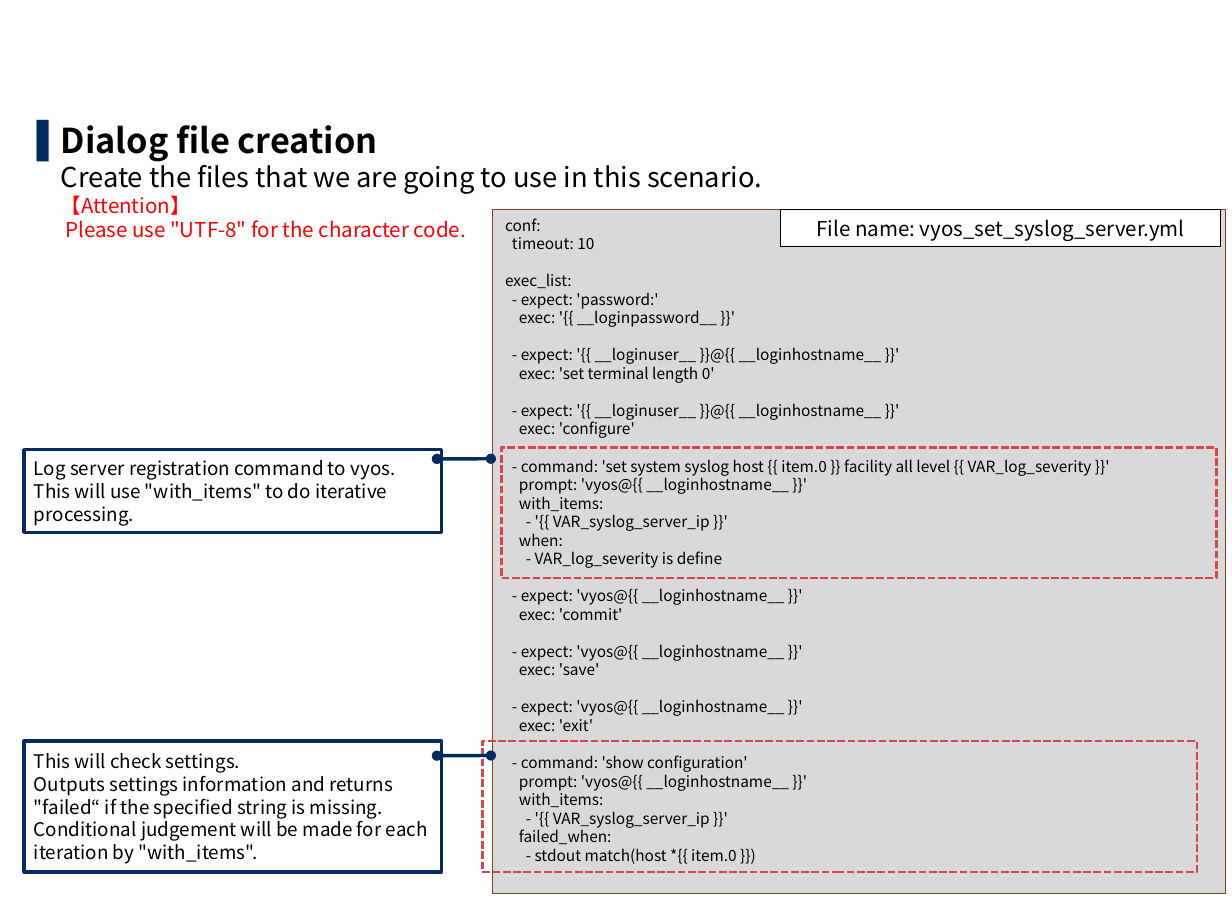
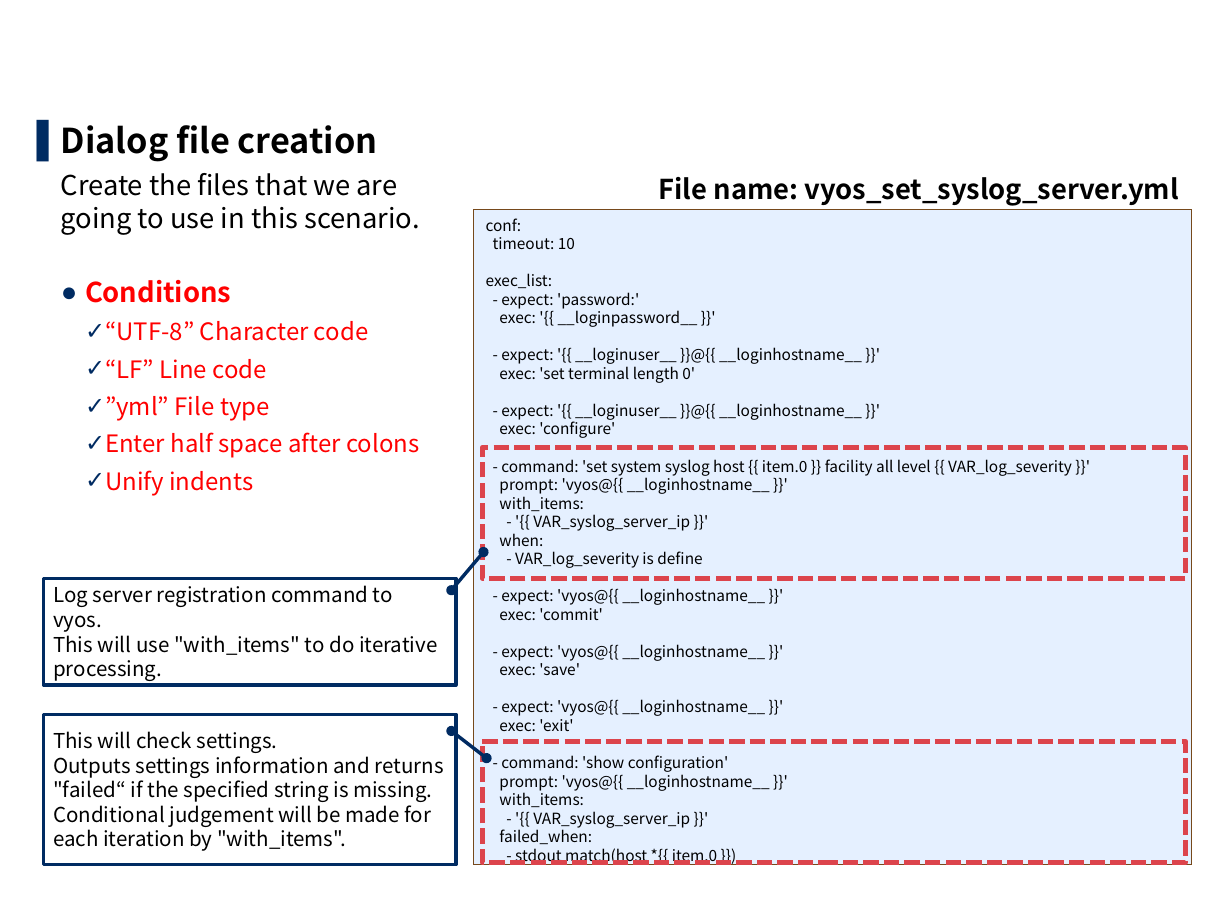
Before and after one commit to exastro-suite/it-automation-docs, a slide deck: slide 50 of asset/Learn/ITA-Ansible-Driver_en_practice.pptx (slide 48 before the commit). Drawn at 1232x924 pixels with LibreOffice and Linux fonts; fonts in the diff are those of the drawing; background and template pictures are left out. Boxes give left, top, right and bottom in pixels: in the first picture for what was removed or moved away, otherwise in the second. Text is boxed around its words. In the diff, an @@ line names an element or a change of style, - is before the commit and + after.

```diff
--- a/asset/Learn/ITA-Ansible-Driver_en_practice.pptx
+++ b/asset/Learn/ITA-Ansible-Driver_en_practice.pptx
@@ text "Dialog file creation" at (61,125,419,496): columns 1 to 3 @@
@@ text at (61,125,419,496): text changed; size 16 to 14 pt; text colour #000000 to #FF0000 @@
-▌ Dialog file creation
-  Create the files that we are going to use in this scenario.
-  【Attention】
-  Please use "UTF-8" for the character code.
+▌ Dialog file creation
+  Create the files that we are going to use in this scenario.
+  ● Conditions
+    ✓ “UTF-8” Character code
+    ✓ “LF” Line code
+    ✓ ”yml” File type
+    ✓ Enter half space after colons
+    ✓ Unify indents
@@ text "File name: vyos_set_syslog_server.yml": place and size @@
-text "File name: vyos_set_syslog_server.yml" at (781,209,1221,246)
+text "File name: vyos_set_syslog_server.yml" at (659,177,1179,206)
@@ text "File name: vyos_set_syslog_server.yml" at (659,177,1179,206): size 12 to 16 pt, bold on; alignment centre to right; fill #FFFFFF to none; outline #000000 0.75 pt to none @@
@@ rectangle "conf:": place and size @@
-rectangle "conf:" at (493,209,1225,893)
+rectangle "conf:" at (473,209,1191,864)
@@ rectangle "conf:" at (473,209,1191,864): fill #D9D9D9 to #E5F0FF @@
@@ rectangle at (482,447,1185,578): outline #DC444C 1.5 pt dashed to #DC444C 3 pt dashed @@
@@ rectangle: place and size @@
-rectangle at (501,447,1216,578)
+rectangle at (482,447,1185,578)
@@ border callout "Log server registration command to ..." at (43,579,456,686): size 11 to 12 pt; proportions changed @@
@@ border callout "Log server registration command to ...": place and size @@
-border callout "Log server registration command to ..." at (25,450,442,532)
+border callout "Log server registration command to ..." at (43,579,456,686)
@@ border callout "This will check settings.": place and size @@
-border callout "This will check settings." at (25,742,442,872)
+border callout "This will check settings." at (43,715,456,865)
@@ border callout "This will check settings." at (43,715,456,865): size 11 to 12 pt; proportions changed @@
@@ rectangle: place and size @@
-rectangle at (482,742,1196,872)
+rectangle at (482,742,1185,862)
@@ rectangle at (482,742,1185,862): outline #DC444C 1.5 pt dashed to #DC444C 3 pt dashed @@
@@ page number at (1182,893,1201,918): text changed @@
-48
+50
```
Also in this commit, not shown: 61 other slides changed, 3 slides added, 7 other files.
